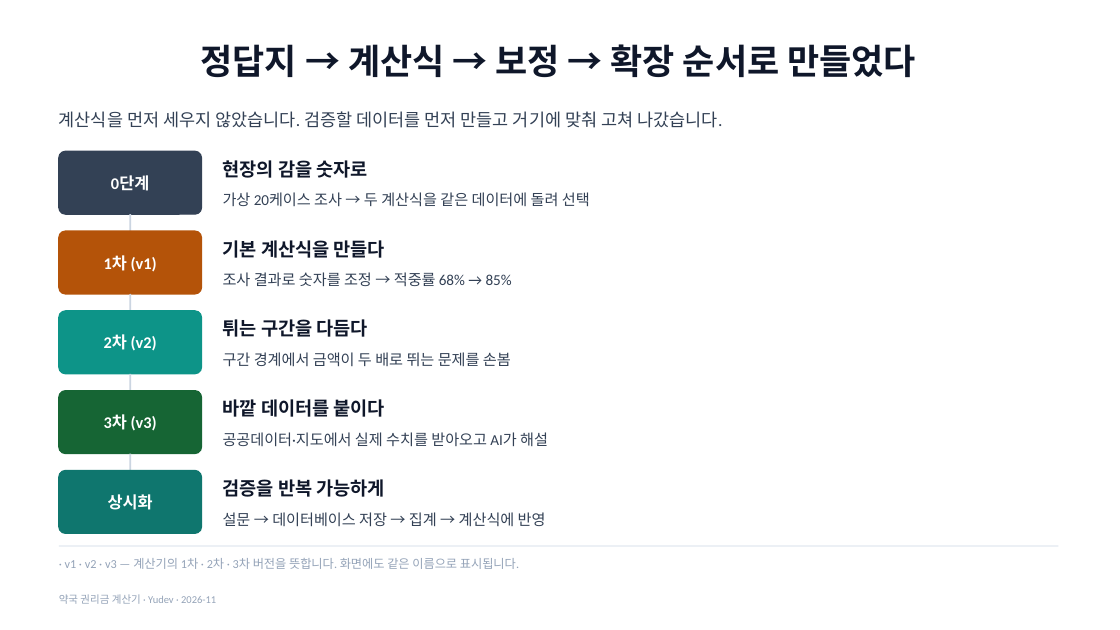
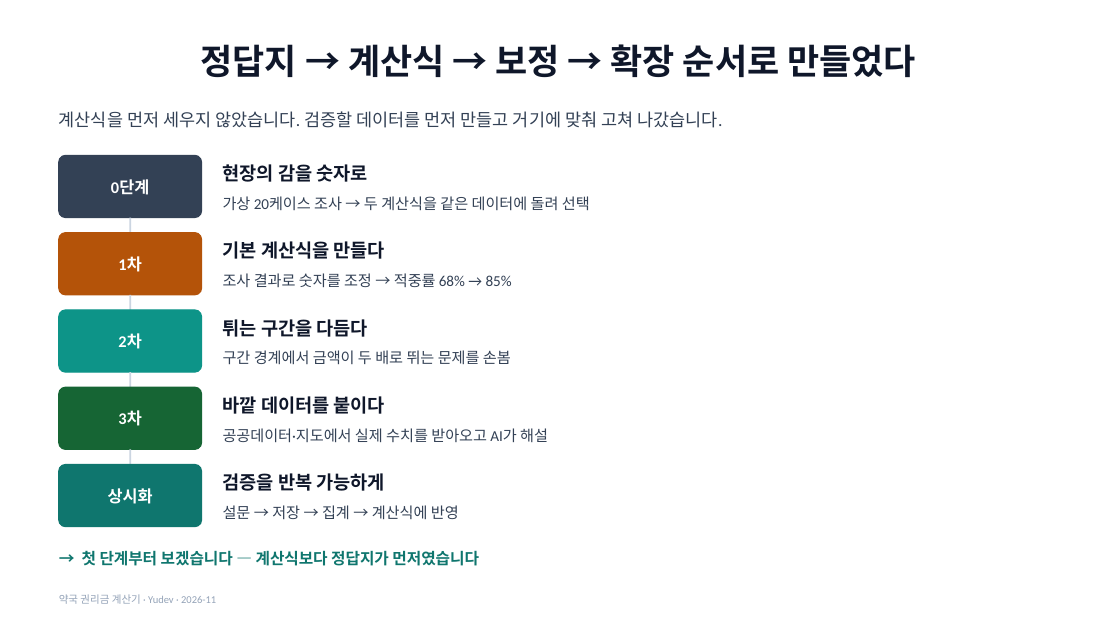
Before and after one commit to YUSEONCHUN/calculating, a slide deck: slide 7 of doc/slides/권리금계산기_프로젝트.pptx (slide 5 before the commit). Drawn at 1120x630 pixels with LibreOffice and Linux fonts; fonts in the diff are those of the drawing. Boxes give left, top, right and bottom in pixels: in the first picture for what was removed or moved away, otherwise in the second. Text is boxed around its words. In the diff, an @@ line names an element or a change of style, - is before the commit and + after.

```diff
--- a/doc/slides/권리금계산기_프로젝트.pptx
+++ b/doc/slides/권리금계산기_프로젝트.pptx
@@ 3 texts, 1 rounded rectangle, 1 line: place and size @@
-3 texts, 1 rounded rectangle, 1 line at (59, 151, 590, 231)
+3 texts, 1 rounded rectangle, 1 line at (59, 155, 590, 233)
@@ text at (118, 257, 141, 272): text changed @@
-1차 (v1)
+1차
@@ text at (118, 334, 141, 349): text changed @@
-2차 (v2)
+2차
@@ line moved from (130, 374) - (130, 391) to (130, 372) - (130, 387) @@
@@ text at (118, 411, 141, 426): text changed @@
-3차 (v3)
+3차
@@ proportions changed in 5 elements at (59, 233, 202, 295), (59, 310, 202, 372), (59, 155, 202, 218), (59, 387, 202, 450), (59, 465, 202, 527) @@
@@ 3 texts, 2 rounded rectangles, 1 line: place and size @@
-3 texts, 2 rounded rectangles, 1 line at (59, 391, 548, 534)
+3 texts, 2 rounded rectangles, 1 line at (59, 387, 548, 527)
@@ text at (223, 505, 459, 519): text changed @@
-설문 → 데이터베이스 저장 → 집계 → 계산식에 반영
+설문 → 저장 → 집계 → 계산식에 반영
@@ line removed from (59, 546) to (1059, 546) @@
@@ text removed at (65, 558, 519, 569) @@
-· v1 · v2 · v3 — 계산기의 1차 · 2차 · 3차 버전을 뜻합니다. 화면에도 같은 이름으로 표시됩니다.
@@ text added at (82, 550, 479, 566), 13.5 pt, text #0F766E, bold @@
+→ 첫 단계부터 보겠습니다 — 계산식보다 정답지가 먼저였습니다
```
Also in this commit, not shown: 20 other slides changed, 5 slides added, 1 slide removed, 5 other files.
